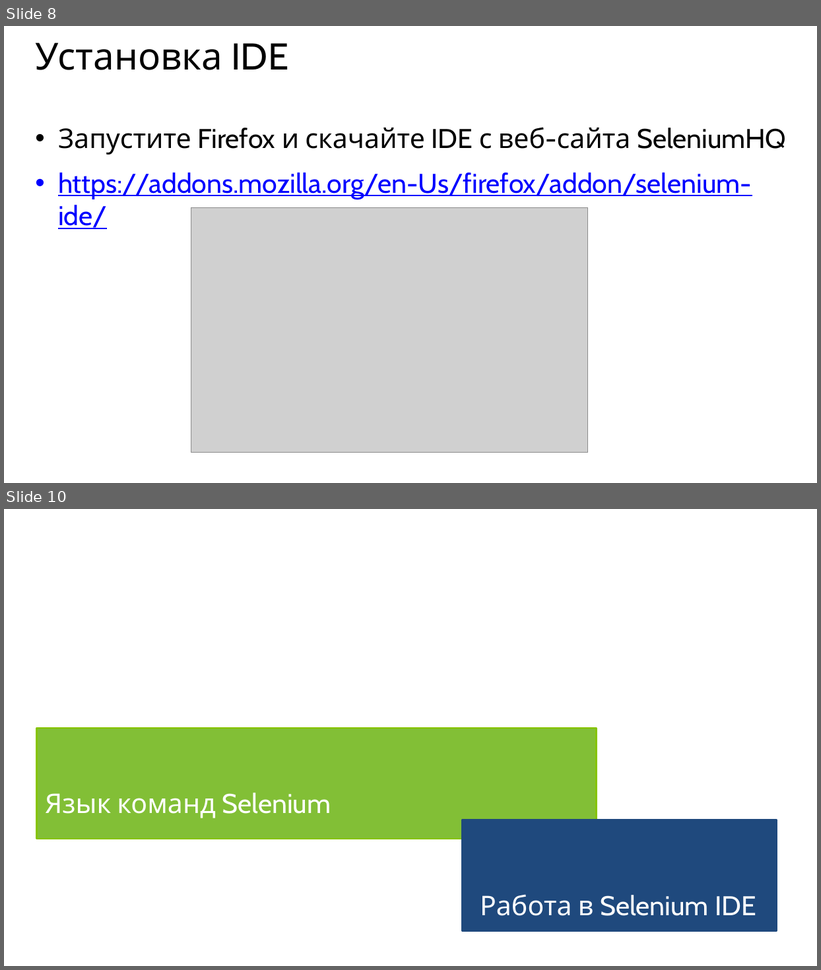
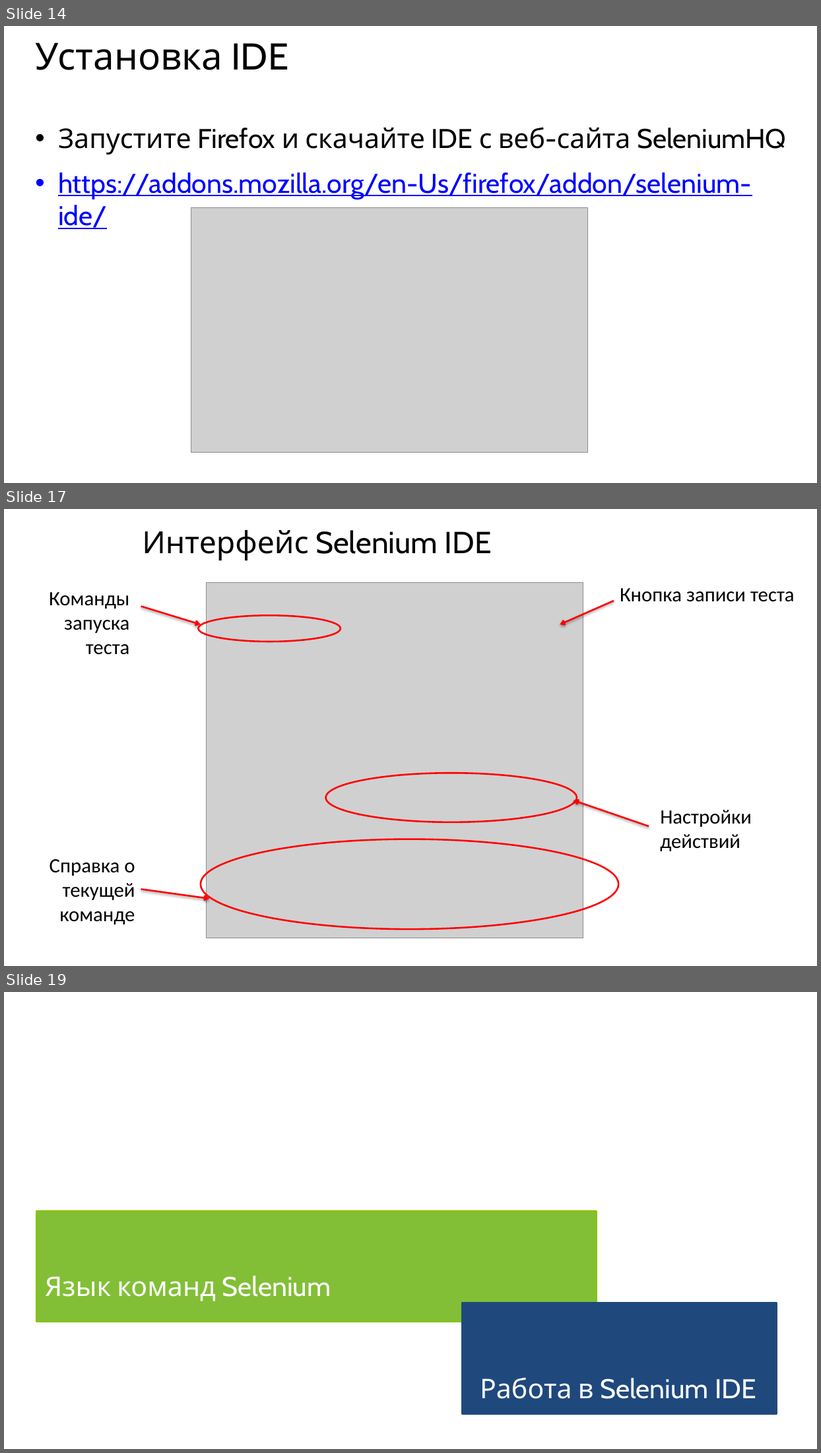
Before and after one commit to maxchv/selenium, a slide deck: openlesson/selenium.pptx. Shown one above the other, each under a label of ours: slides 8 and 10 before the commit, slides 14, 17 and 19 after it; the slides between them are not shown. The pictures are 821x970 and 821x1453 pixels, drawn with LibreOffice and Linux fonts; fonts in the diff are those of the drawing; grey boxes stand for pictures. Boxes give left, top, right and bottom in pixels: in the first picture for what was removed or moved away, otherwise in the second. Text is boxed around its words. In the diff, an @@ line names an element or a change of style, - is before the commit and + after.

```diff
--- a/openlesson/selenium.pptx
+++ b/openlesson/selenium.pptx
@@ slide 17 added at box(4, 509, 817, 966), background #FFFFFF @@
@@ title added at box(142, 530, 492, 560), 36 pt, text #000000 @@
+Интерфейс Selenium IDE
@@ picture added at box(207, 583, 583, 939) @@
@@ text added at box(49, 592, 130, 655), 24 pt, text #000000 @@
+Команды запуска теста
@@ arrow added from (141, 607) to (201, 625), #FF0000 2 pt @@
@@ arrow added from (614, 601) to (560, 625), #FF0000 2 pt @@
@@ text added at box(620, 588, 795, 602), 24 pt, text #000000 @@
+Кнопка записи теста
@@ ellipse added at box(199, 616, 341, 642), outline #FF0000 2 pt @@
@@ ellipse added at box(326, 773, 578, 823), outline #FF0000 2 pt @@
@@ arrow added from (649, 827) to (574, 801), #FF0000 2 pt @@
@@ text added at box(660, 810, 752, 852), 24 pt, text #000000 @@
+Настройки
+действий
@@ ellipse added at box(201, 840, 619, 930), outline #FF0000 2 pt @@
@@ text added at box(50, 859, 135, 925), 24 pt, text #000000 @@
+Справка о текущей команде
@@ arrow added from (141, 890) to (209, 899), #FF0000 2 pt @@
@@ what was slide 8 is now slide 14 @@
@@ what was slide 10 is now slide 19 @@
```
Also in this commit, not shown: 3 slides changed, 8 other slides added, 1 other file.
